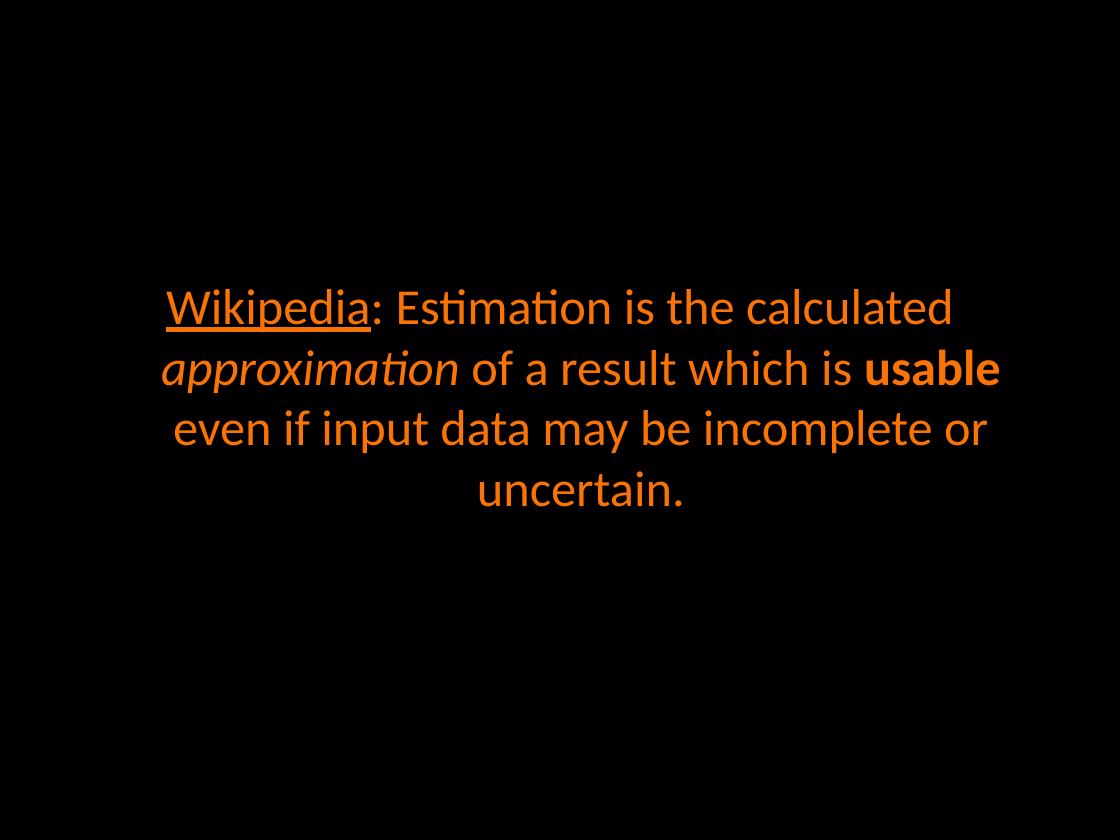
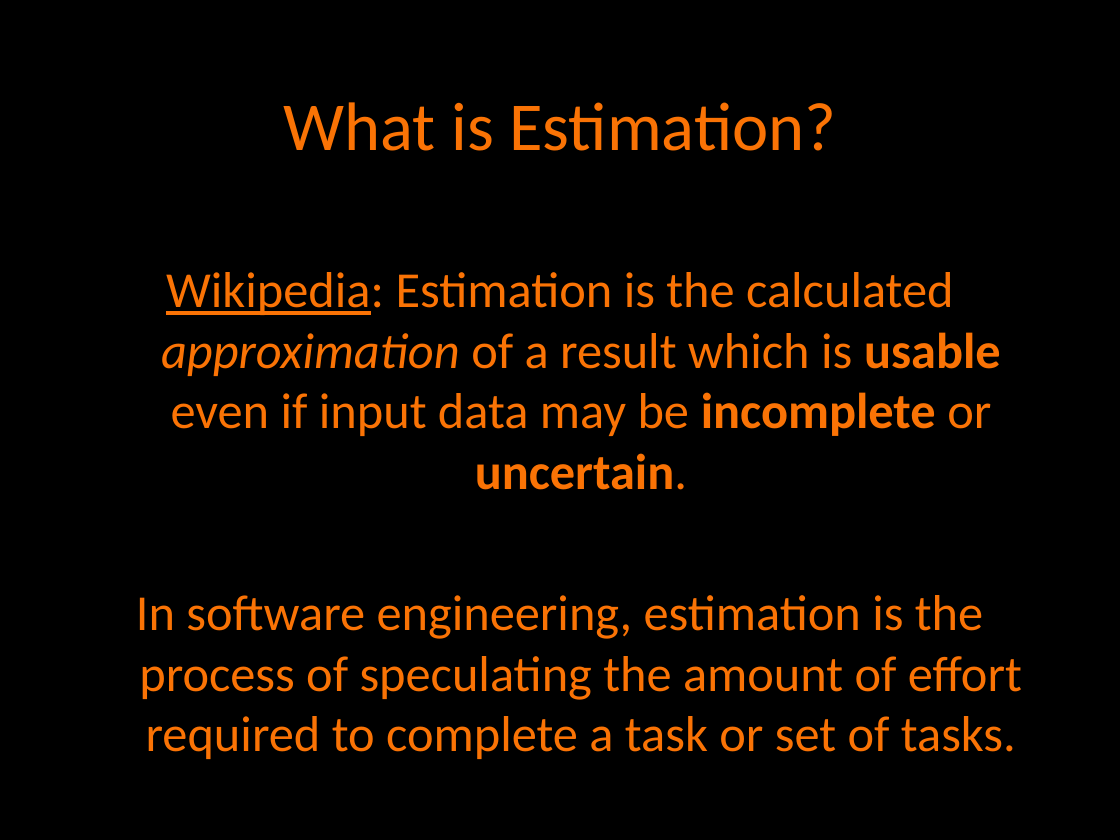
Before and after one commit to agilefire/November2010, a slide deck: slide 2 of Agile Firestarter Autumn 2010 Agile Estimation.pptx. Drawn at 1120x840 pixels with LibreOffice and Linux fonts; fonts in the diff are those of the drawing. Boxes give left, top, right and bottom in pixels: in the first picture for what was removed or moved away, otherwise in the second. Text is boxed around its words. In the diff, an @@ line names an element or a change of style, - is before the commit and + after.

Commit message:
Updated the estimation deck.

```diff
--- a/Agile Firestarter Autumn 2010 Agile Estimation.pptx
+++ b/Agile Firestarter Autumn 2010 Agile Estimation.pptx
@@ title added at (x1=284, y1=102, x2=836, y2=151), 49 pt, text #FA7305 @@
+What is Estimation?
@@ text "Wikipedia: Estimation is the calculated ..." moved from (x1=161, y1=289, x2=1001, y2=507) to (x1=136, y1=272, x2=1022, y2=759) @@
@@ text "Wikipedia: Estimation is the calculated ..." at (x1=136, y1=272, x2=1022, y2=759): vertical alignment middle to top @@
@@ text at (x1=161, y1=272, x2=1001, y2=490): bold on in "incomplete uncertain." @@
@@ text at (x1=136, y1=595, x2=1022, y2=759): paragraph added @@
+In software engineering, estimation is the process of speculating the amount of effort required to complete a task or set of tasks.
```
Also in this commit, not shown: 12 other slides changed, 3 slides added, 1 slide removed.
